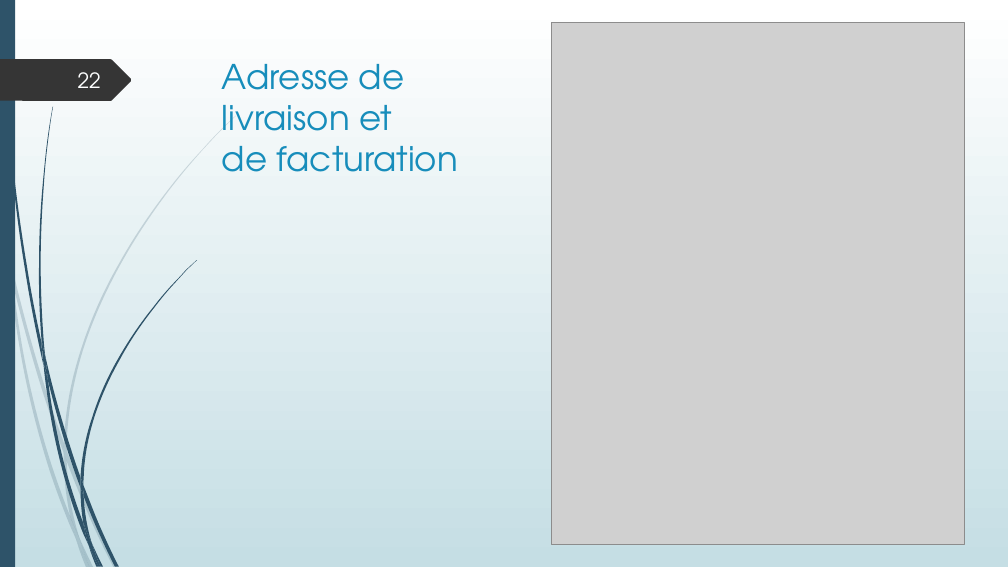
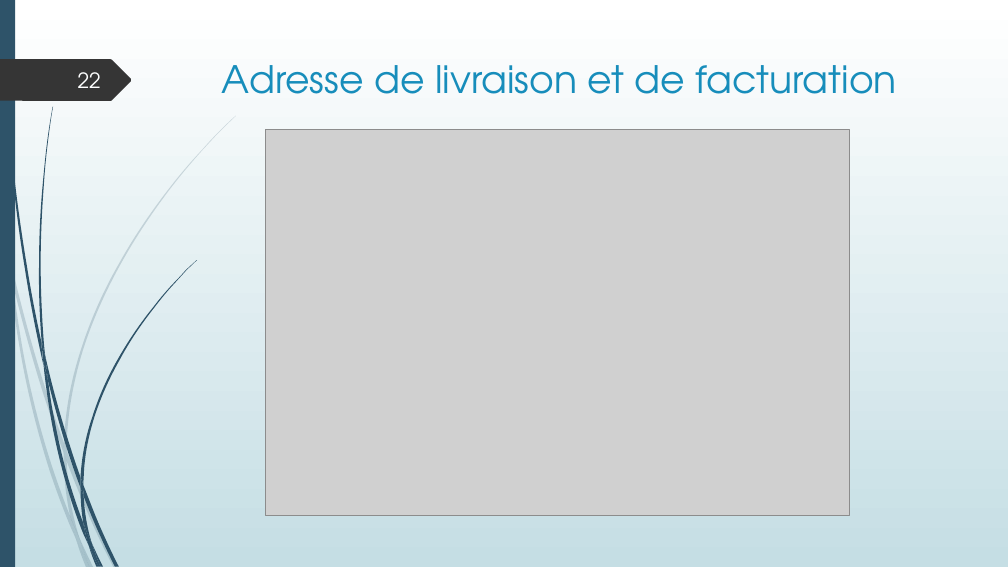
Before and after one commit to LisaF0/projet, a slide deck: slide 22 of aDoc/Projet boutique en ligne.pptx. Drawn at 1008x567 pixels with LibreOffice and Linux fonts; fonts in the diff are those of the drawing; grey boxes stand for pictures. Boxes give left, top, right and bottom in pixels: in the first picture for what was removed or moved away, otherwise in the second. Text is boxed around its words. In the diff, an @@ line names an element or a change of style, - is before the commit and + after.

```diff
--- a/aDoc/Projet boutique en ligne.pptx
+++ b/aDoc/Projet boutique en ligne.pptx
@@ picture removed at (551, 23, 964, 545) @@
@@ title "Adresse de livraison et de ..." at (222, 65, 897, 94): size 32.4 to 36 pt @@
@@ picture added at (265, 129, 849, 515) @@
```
Also in this commit, not shown: 11 other slides changed, 3 slides added, 15 other files.
